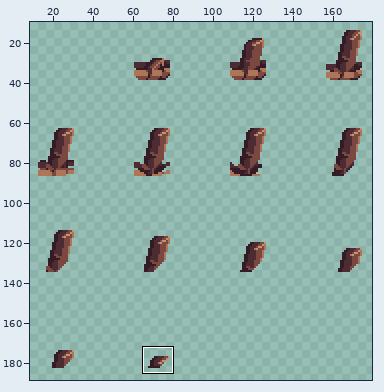
One commit to this sprite sheet: assets/spell/earth_wall.png. Above: a wide view before the commit, with the close-up outlined.
Close-up. Old version:
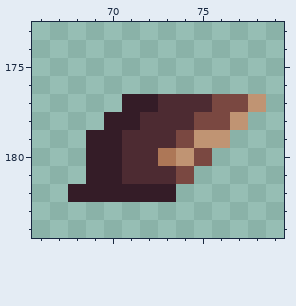
The file is 192x192 pixels. Shown: x 66..79, y 173..184. The wide view leaves out empty margins. The commit also changed other parts of the picture, which this record leaves out.
After the commit:
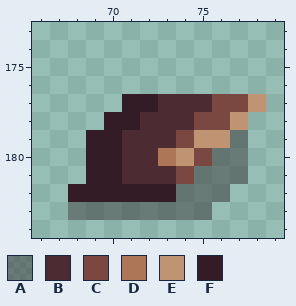
Palette (. is transparent): A #3f3f3f87  B #4d2b32  C #7a4841  D #ad7757  E #c09473  F #341c27
The exact change:
The edit adds colour A in row 179 at x 77; in row 180 at x 76 to 77; in row 181 at x 75 to 77; in row 182 at x 74 to 76; in row 183 at x 68 to 75.
Where, in picture pixels (left, top, right, bottom), the same in both close-ups:
added: (68, 130, 248, 220)
